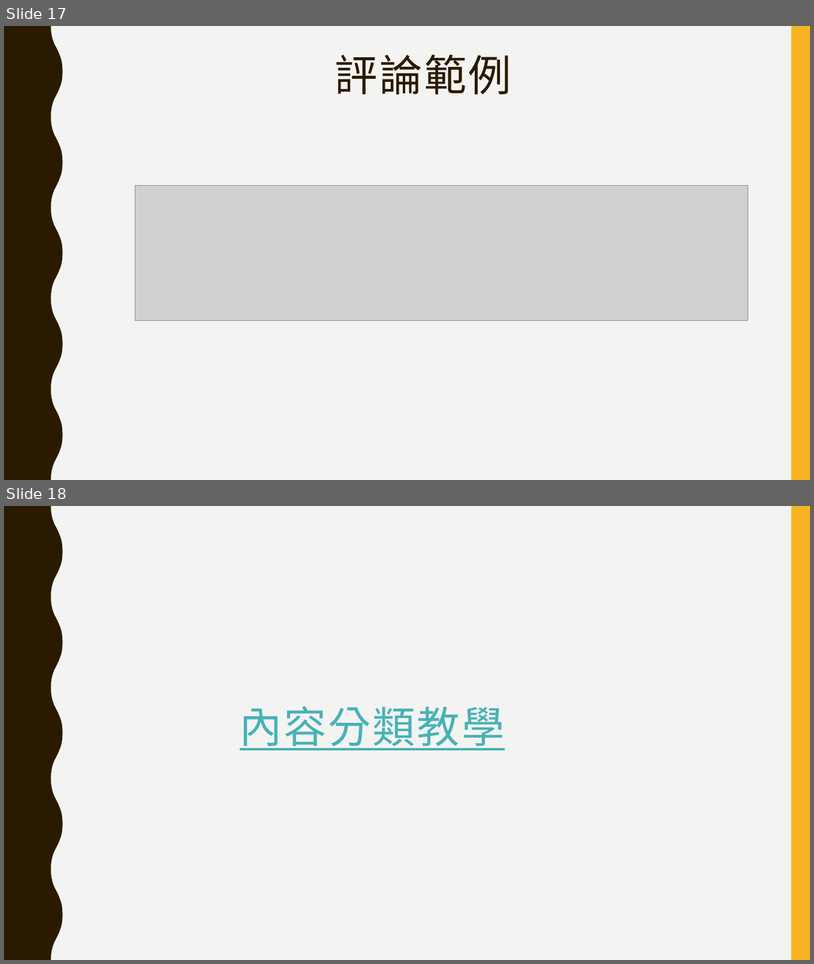
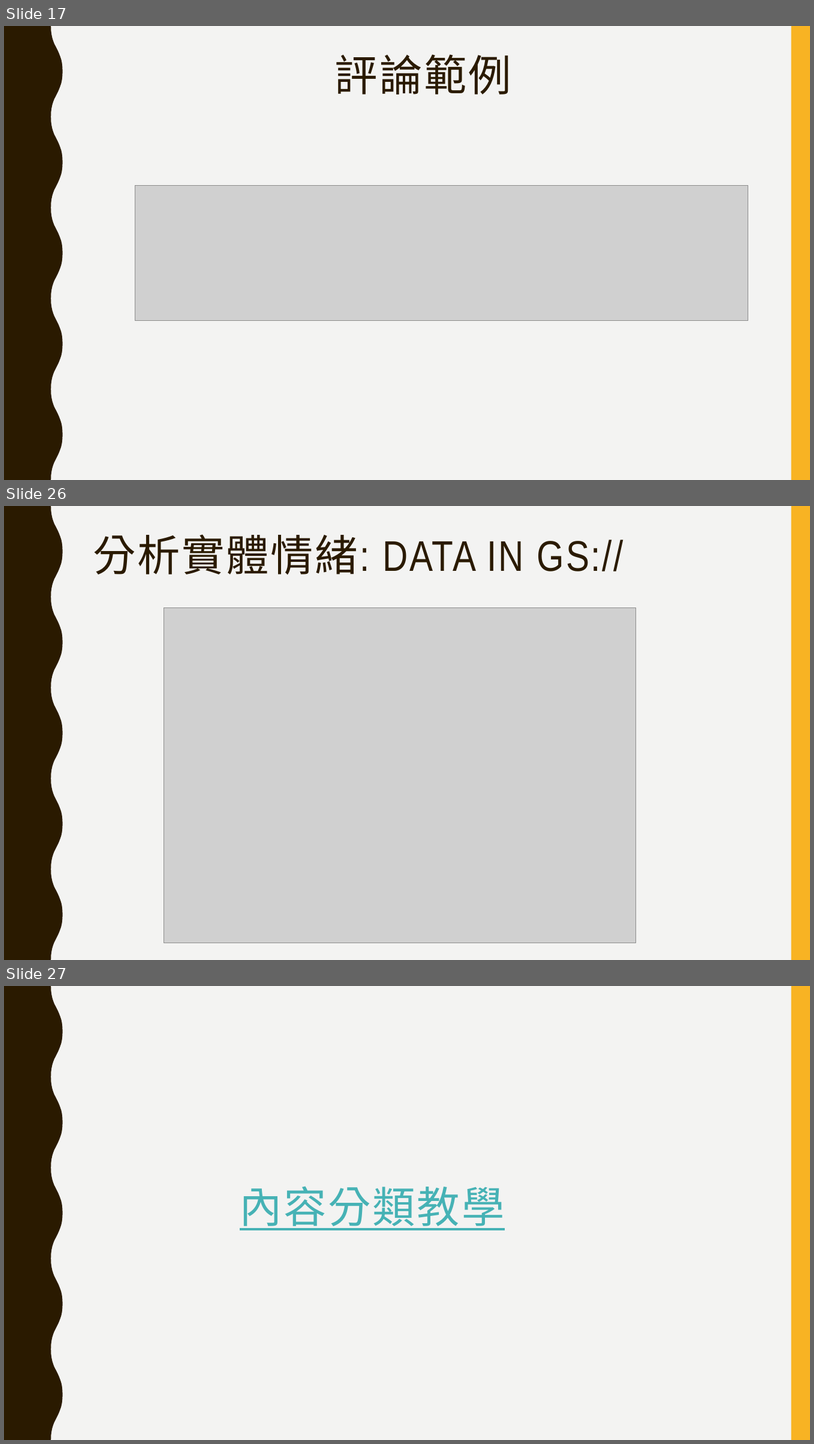
Before and after one commit to jumbokh/gcp_class, a slide deck: NLP/Natural Language API.pptx. Shown one above the other, each under a label of ours: slides 17 and 18 before the commit, slides 17, 26 and 27 after it; the slides between them are not shown. The pictures are 814x964 and 814x1444 pixels, drawn with LibreOffice and Linux fonts; fonts in the diff are those of the drawing; grey boxes stand for pictures. Boxes give left, top, right and bottom in pixels: in the first picture for what was removed or moved away, otherwise in the second. Text is boxed around its words. In the diff, an @@ line names an element or a change of style, - is before the commit and + after.

```diff
--- a/NLP/Natural Language API.pptx
+++ b/NLP/Natural Language API.pptx
@@ slide 26 added at [4, 506, 810, 960], background #F3F3F2; not listed: 2 template elements that a slide beside it also shows @@
@@ title added at [93, 534, 624, 575], 51 pt, text #2A1A00 @@
+分析實體情緒: DATA IN GS://
@@ picture added at [164, 608, 636, 943] @@
@@ what was slide 18 is now slide 27 @@
```
Also in this commit, not shown: 8 other slides added, 8 other files.
